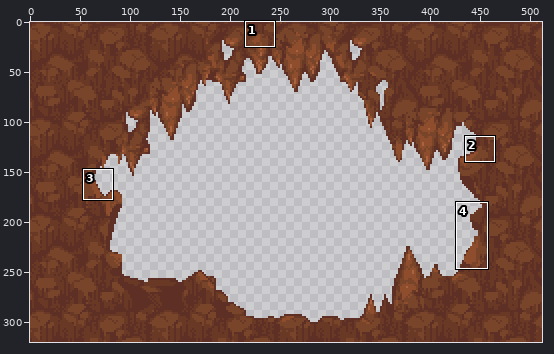
Sprite sheet -- Assets/Textures/Backgrounds/OasisBackground1.png. The first picture is a wide view before the edit; the outline marks the close-up.
Close-up. Old version:
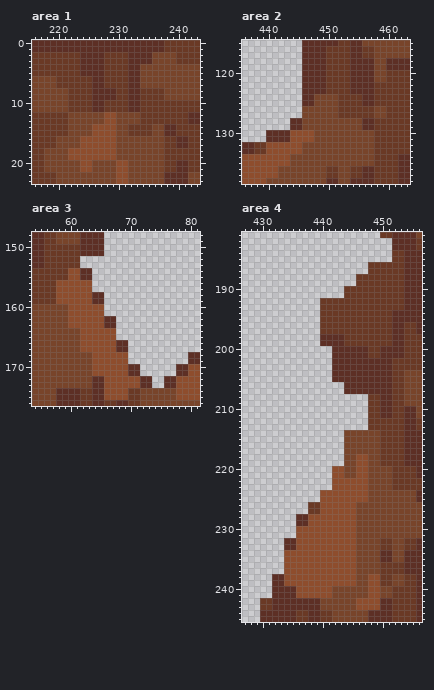
The file is 512x320 pixels. Shown: area 1: x 216..243, y 0..23; area 2: x 436..463, y 115..138; area 3: x 54..81, y 148..176; area 4: x 427..456, y 181..245.
The result:
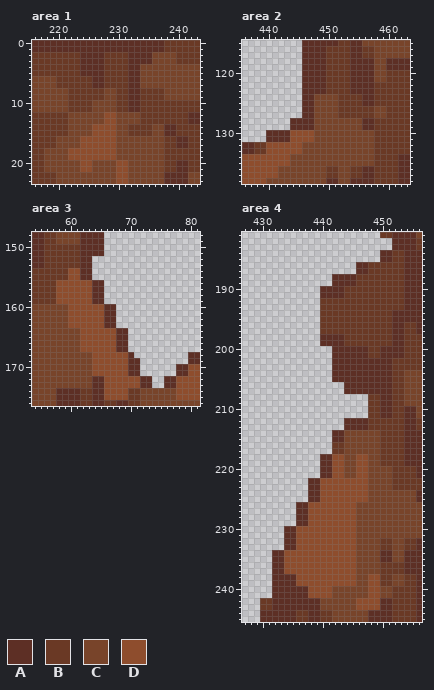
Palette (. is transparent): A #5d2f25  B #6a3925  C #78442a  D #8e4d2d
Change:
Changed rows in their new state; - is an unchanged pixel.
Area 1:
first column x 226:
 8 BBCC
 9 BBCC
10 CCCC
11 CCCC
Area 2:
first column x 446:
126 AA
127 AA
128 AA
129 AA
Area 3:
first column x 62:
152 AA--------
153 AA--------
156 --AA------
157 --AA------
160 ----AA----
161 ----AA----
164 ------AA--
165 ------AA--
168 --------A-
169 --------AA
Area 4:
first column x 440:
184 ----------AA
185 ----------AA
186 ------AA----
187 ------AA----
188 --AAAA------
189 --AAAA------
190 AAAA--------
191 AAAA--------
first column x 432:
212 ------------AAAA
213 ------------AAAA
214 ----------AA----
215 ----------AA----
216 ----------BB----
217 ----------BB----
218 --------AADD----
219 --------AADD----
220 --------AA------
221 --------AA------
222 ------AADD------
223 ------AADD------
224 ------AA--------
225 ------AA--------
226 ----AADD--------
227 ----AADD--------
230 --AA------------
231 --AA------------
234 AA--------------
235 AA--------------
236 AA--------------
237 AA--------------
238 --AA------------
239 --AA------------
240 ----AA----------
241 ----AA----------
Boxes around the changes in both close-ups, in picture pixels (x1, y1, x2, y2):
changed: (92, 88, 116, 112)
changed: (302, 106, 314, 130)
added: (80, 256, 140, 364)
added: (320, 250, 392, 298)
changed: (272, 418, 368, 598)
